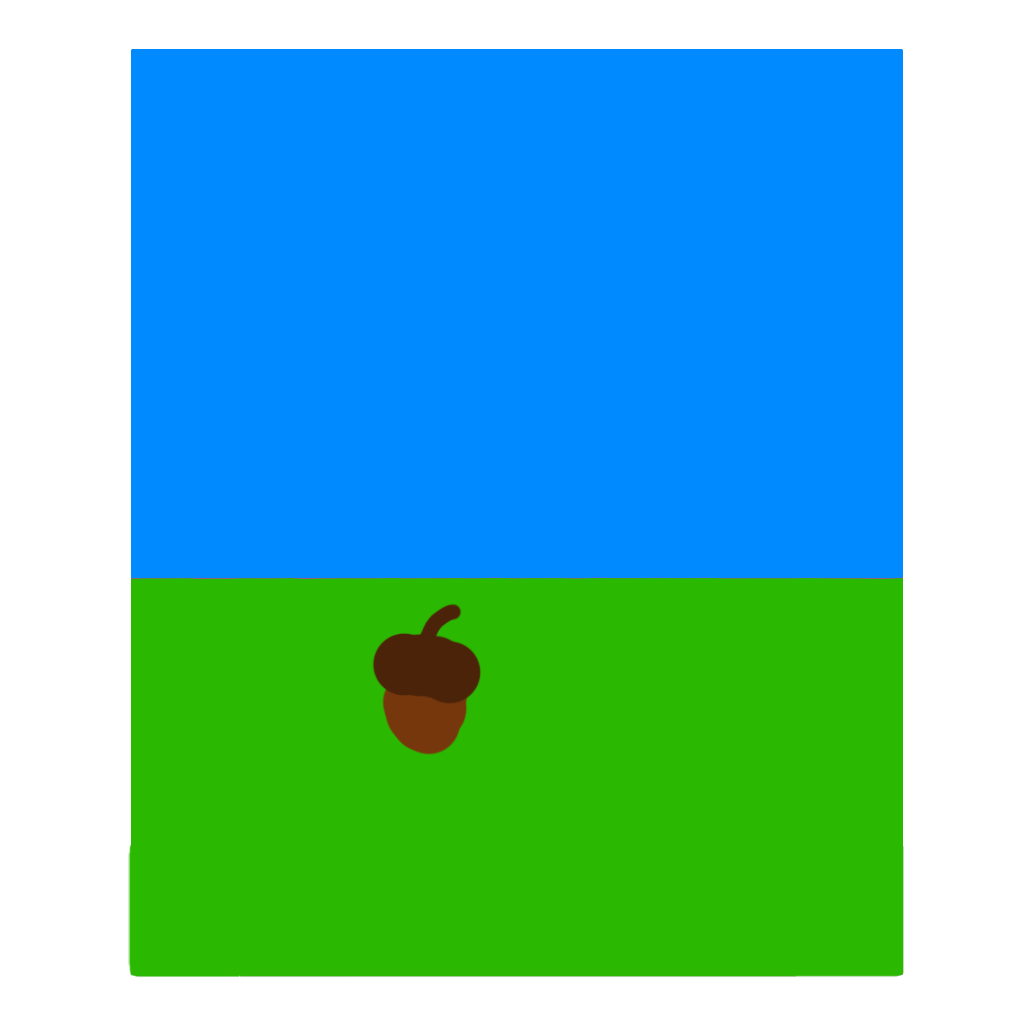
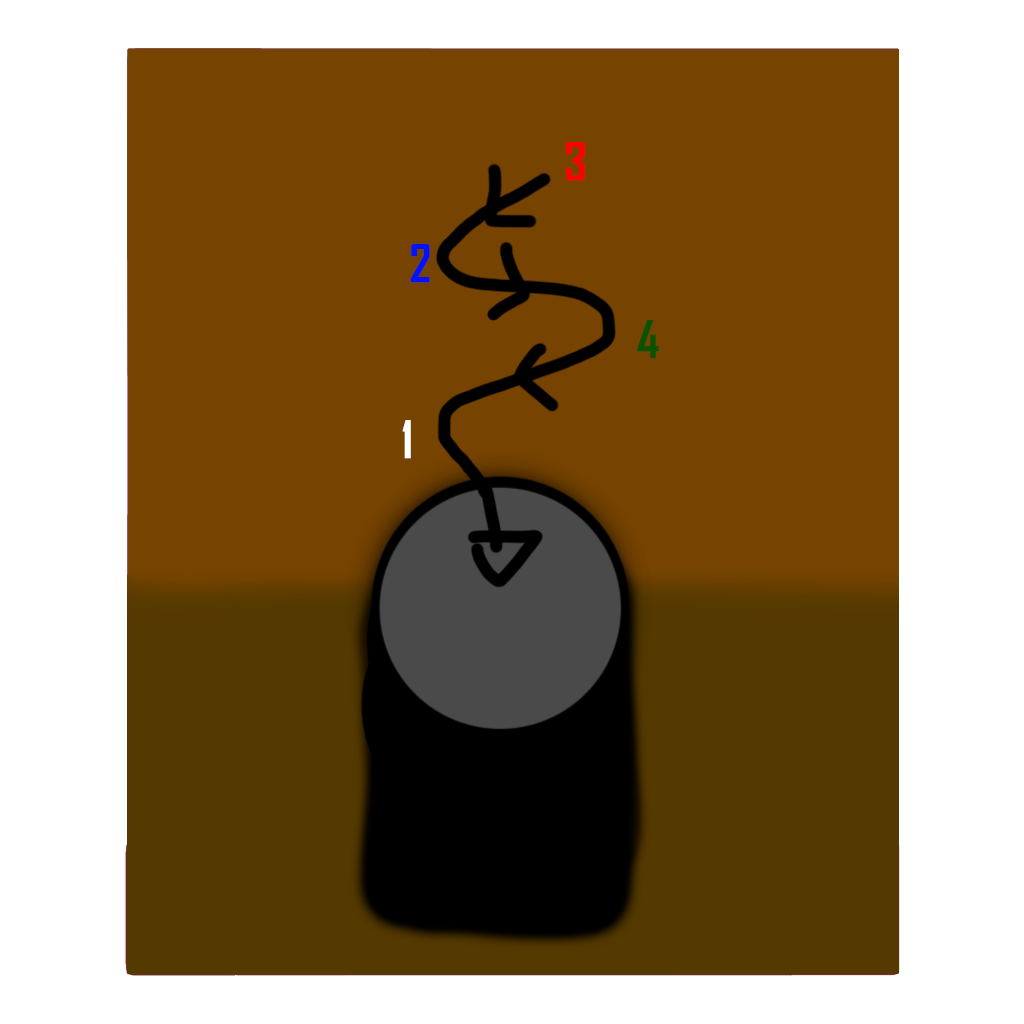
Layers edited between the first and the second (1024, 1024) image:
added group "Puzzle3" with 6 layers above "Painting_Template (Copy to create new Painting)" over [124, 48, 900, 976]
added layer "1" in group "Puzzle3" over [402, 420, 411, 459]
added layer "4" in group "Puzzle3" over [637, 320, 659, 359]
added layer "2" in group "Puzzle3" over [410, 244, 430, 283]
added layer "3" in group "Puzzle3" over [566, 142, 585, 181]
added layer "Ebene 1" in group "Puzzle3" over [435, 162, 617, 589]
added layer "Painting_Puzzle3_InsidePuzzle" in group "Puzzle3" over [124, 48, 900, 976]
hid "Painting_Puzzle1" over [128, 49, 904, 978]
